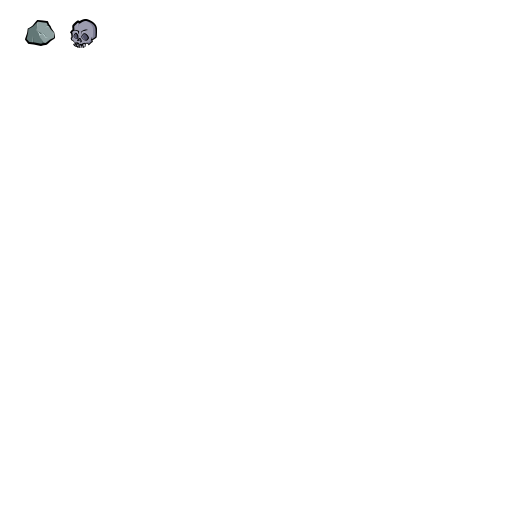
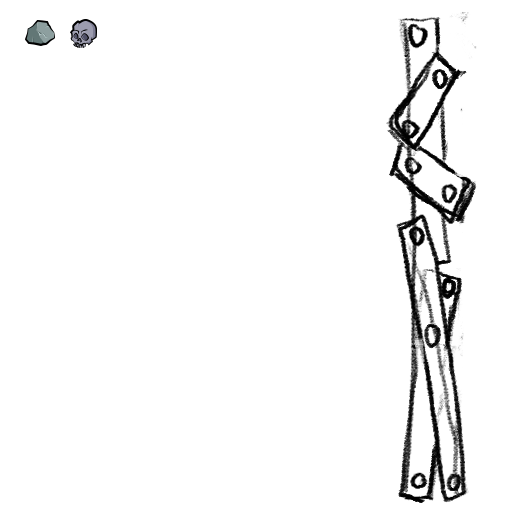
Layer changes from the first 512x512 image to the second:
showed "Layer 6" over [386, 11, 477, 503]
